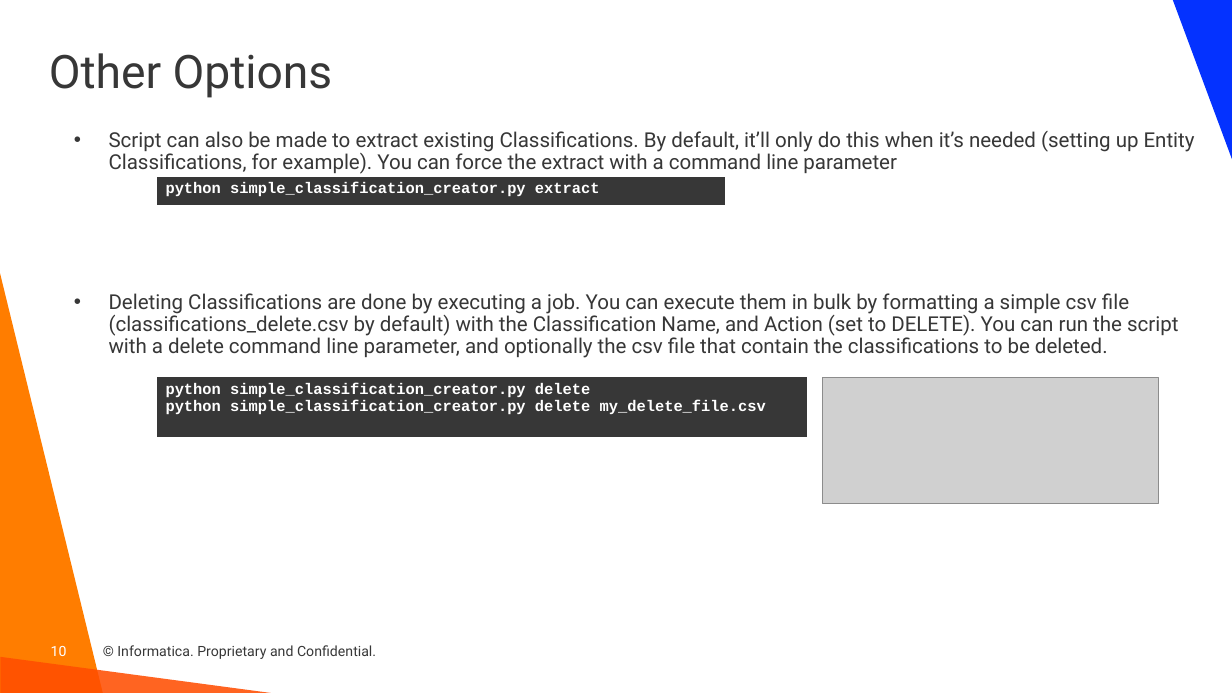
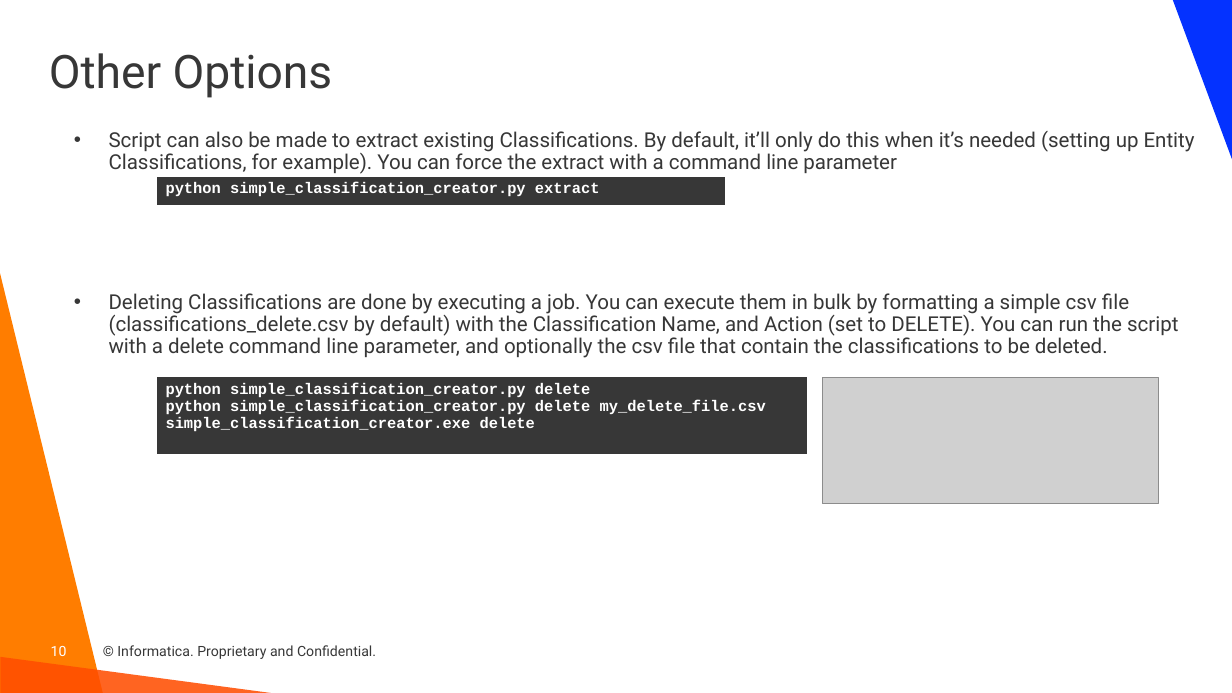
Before and after one commit to haystraw/Informatica_Simple_Classification_Creator, a slide deck: slide 10 of Simple Classification Creator.pptx. Drawn at 1232x693 pixels with LibreOffice and Linux fonts; fonts in the diff are those of the drawing; grey boxes stand for pictures; background and template pictures are left out. Boxes give left, top, right and bottom in pixels: in the first picture for what was removed or moved away, otherwise in the second. Text is boxed around its words. In the diff, an @@ line names an element or a change of style, - is before the commit and + after.

```diff
--- a/Simple Classification Creator.pptx
+++ b/Simple Classification Creator.pptx
@@ table at (156,377,808,460) @@
-row 1, column 1: python simple_classification_creator.py delete / python simple_classification_creator.py delete my_delete_file.csv
+row 1, column 1: python simple_classification_creator.py delete / python simple_classification_creator.py delete my_delete_file.csv / simple_classification_creator.exe delete
```
Also in this commit, not shown: 1 other slide changed, 1 other file.
